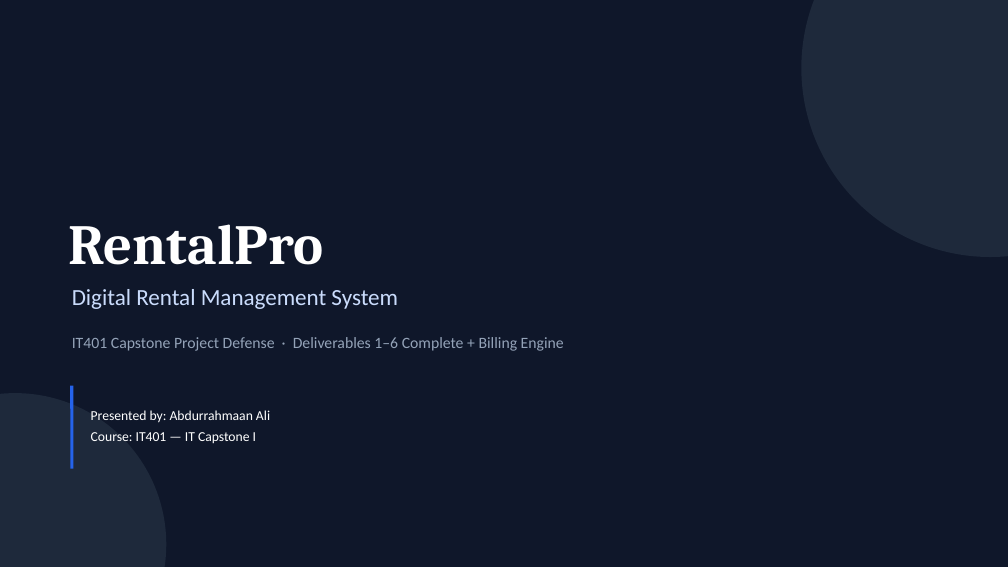
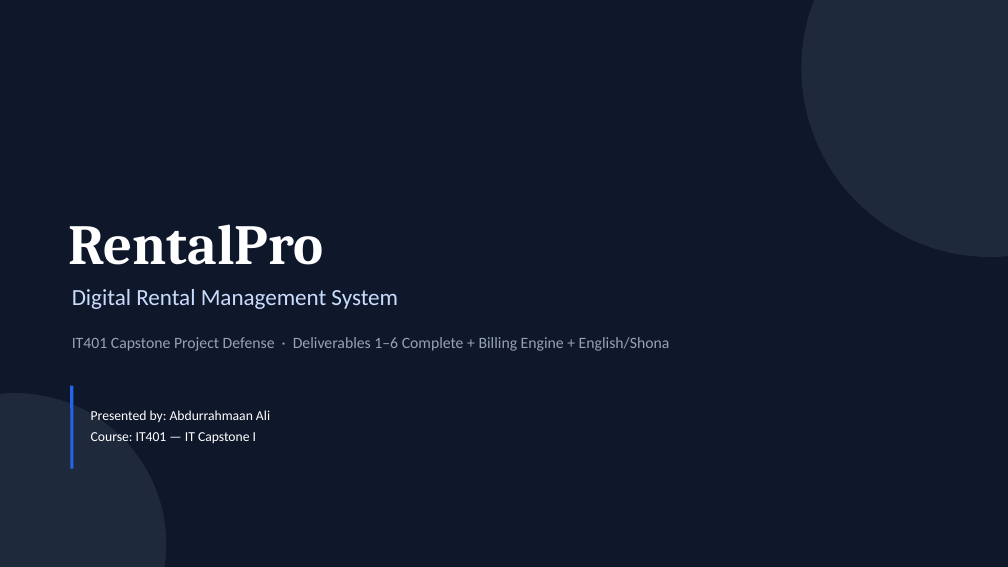
Before and after one commit to Abdur-lab/github-slideshow, a slide deck: slide 1 of docs/ABDURRAHMAAN_IT401_DEL_6_PRESENTATION.pptx. Drawn at 1008x567 pixels with LibreOffice and Linux fonts; fonts in the diff are those of the drawing. Boxes give left, top, right and bottom in pixels: in the first picture for what was removed or moved away, otherwise in the second. Text is boxed around its words. In the diff, an @@ line names an element or a change of style, - is before the commit and + after.

```diff
--- a/docs/ABDURRAHMAAN_IT401_DEL_6_PRESENTATION.pptx
+++ b/docs/ABDURRAHMAAN_IT401_DEL_6_PRESENTATION.pptx
@@ text at [72, 337, 670, 351]: text changed @@
-IT401 Capstone Project Defense · Deliverables 1–6 Complete + Billing Engine
+IT401 Capstone Project Defense · Deliverables 1–6 Complete + Billing Engine + English/Shona
```
Also in this commit, not shown: 14 other slides changed, 2 slides added, 1 other file.
